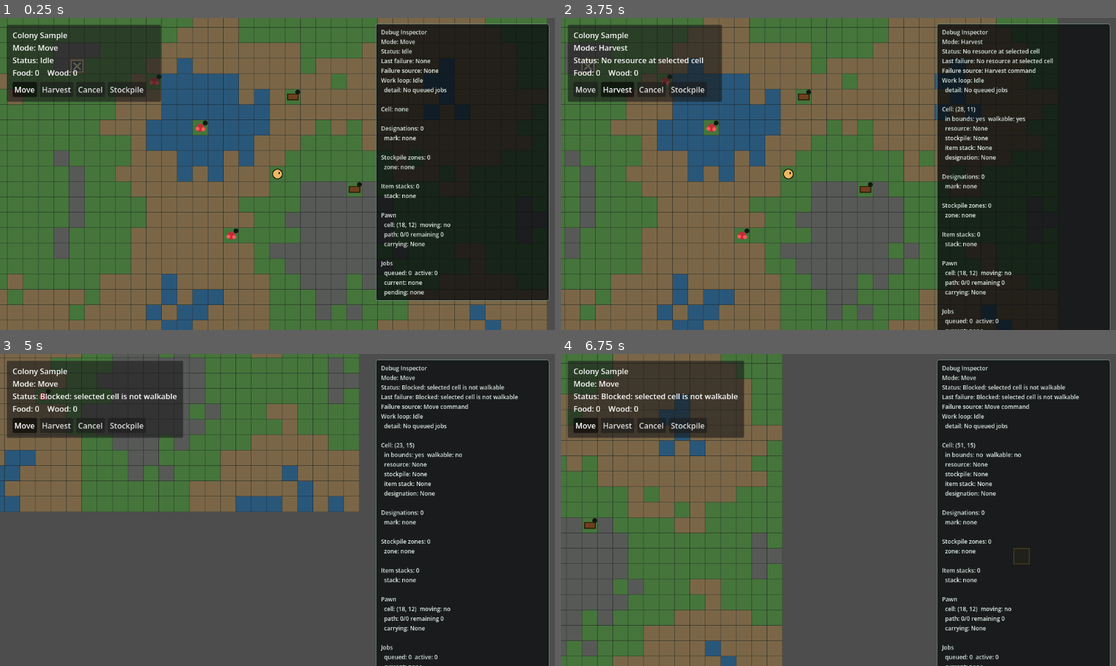
Above: before the commit, frames 1-4 (two rows, left to right).
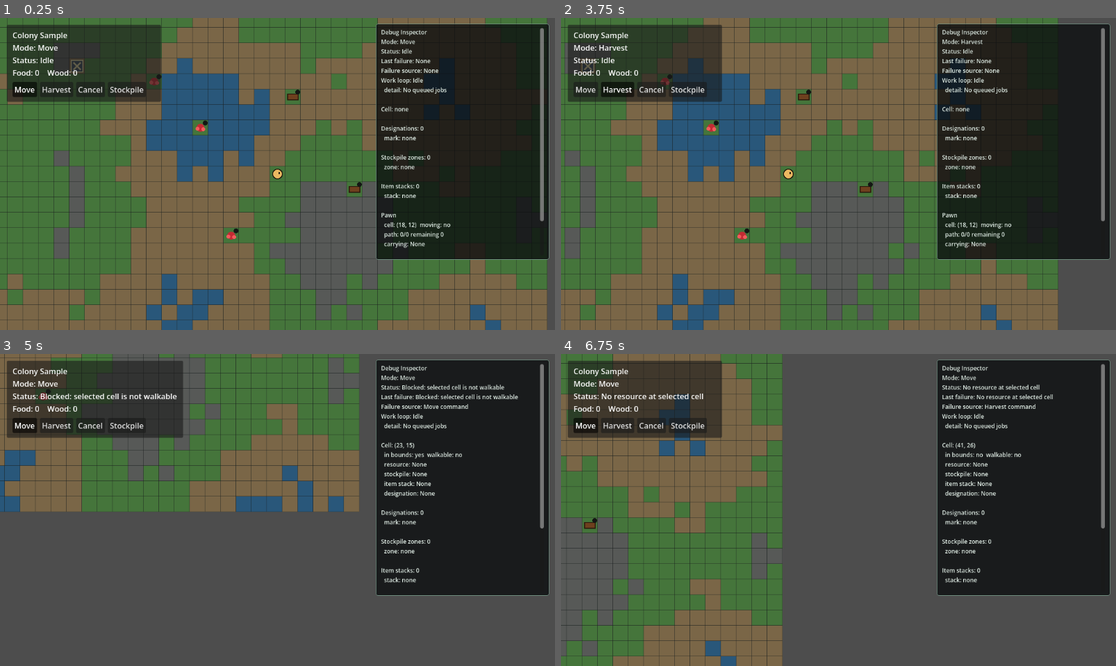
Above: after the commit, the same moments.

Repository: KUAKUAandFAFA/rimworld-like
Game: Godot game, scene res://scenes/main.tscn
The game is run twice, just before and just after one commit, with the same random seed, the same clock (stepped at 60 frames per second) and the same inputs.
Inputs (mouse positions are in pixels of both pictures, inside the frame that each line leads up to):
- Up to frame 1 (0.25 s): no input
- Up to frame 2 (3.75 s): click "Move" at 0.5 s; click "Harvest" at 1.25 s; click "Stockpile" at 2 s; click "Cancel" at 2.75 s; tap Enter at 3.5 s; move the mouse to (960, 158) at 3.52 s; hold D from 3.53 s (still down); tap 2 (command_mode_harvest) at 3.6 s; click (960, 158) at 3.67 s
- Up to frame 3 (5 s): move the mouse to (166, 525) at 4.27 s; release D at 4.28 s; hold S from 4.28 s (still down); tap 1 (command_mode_move) at 4.35 s; click (166, 525) at 4.42 s
- Up to frame 4 (6.75 s): move the mouse to (894, 441) at 5.02 s; release S at 5.03 s; hold D 5.03-5.78 s; tap 4 (command_mode_stockpile) at 5.1 s; click (894, 441) at 5.17 s; move the mouse to (810, 572) at 5.77 s; hold W 5.78-6.53 s; tap 2 (command_mode_harvest) at 5.85 s; click (810, 572) at 5.92 s; move the mouse to (1005, 556) at 6.52 s; hold A from 6.53 s (still down); tap 1 (command_mode_move) at 6.6 s; click (1005, 556) at 6.67 s

The runs differ from the first frame. In frame 1, 4.6% of the frame differs, in the area x 67-99%, y 3-91%; in frame 2, 9.2%, in the area x 7-99%, y 3-100%; in frame 3, 7.4%; in frame 4, 9.1%.

Commit message:
Make debug inspector scrollable

Diff:
--- a/scripts/debug/debug_inspector.gd
+++ b/scripts/debug/debug_inspector.gd
@@ -38,7 +38,7 @@
 func _build_panel() -> void:
 	var panel := PanelContainer.new()
 	panel.name = "Panel"
-	panel.mouse_filter = Control.MOUSE_FILTER_IGNORE
+	panel.mouse_filter = Control.MOUSE_FILTER_PASS
 	panel.anchor_left = 1.0
 	panel.anchor_right = 1.0
 	panel.anchor_top = 0.0
@@ -58,13 +58,24 @@
 	margin.add_theme_constant_override("margin_bottom", 8)
 	panel.add_child(margin)
 
+	var scroll_container := ScrollContainer.new()
+	scroll_container.name = "ScrollContainer"
+	scroll_container.mouse_filter = Control.MOUSE_FILTER_STOP
+	scroll_container.horizontal_scroll_mode = ScrollContainer.SCROLL_MODE_DISABLED
+	scroll_container.vertical_scroll_mode = ScrollContainer.SCROLL_MODE_AUTO
+	scroll_container.size_flags_horizontal = Control.SIZE_EXPAND_FILL
+	scroll_container.size_flags_vertical = Control.SIZE_EXPAND_FILL
+	margin.add_child(scroll_container)
+
 	_summary_label = Label.new()
 	_summary_label.name = "SummaryLabel"
 	_summary_label.mouse_filter = Control.MOUSE_FILTER_IGNORE
 	_summary_label.autowrap_mode = TextServer.AUTOWRAP_WORD_SMART
+	_summary_label.size_flags_horizontal = Control.SIZE_EXPAND_FILL
+	_summary_label.size_flags_vertical = Control.SIZE_EXPAND_FILL
 	_summary_label.add_theme_font_size_override("font_size", 12)
 	_summary_label.add_theme_color_override("font_color", Color(0.88, 0.93, 0.90))
-	margin.add_child(_summary_label)
+	scroll_container.add_child(_summary_label)
 
 
 func _panel_style() -> StyleBoxFlat:
Not shown, added: scripts/items/stockpile_zone.gd.uid
Not shown, added: scripts/items/stockpile_zone_system.gd.uid
